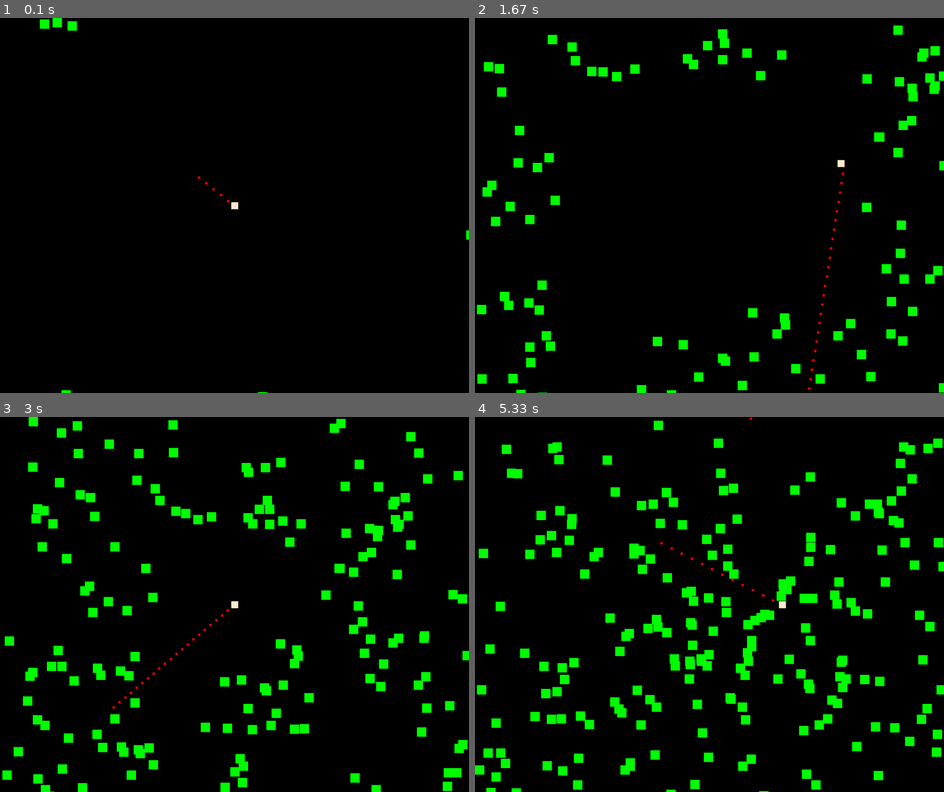
Above: before the commit, frames 1-4 (two rows, left to right).
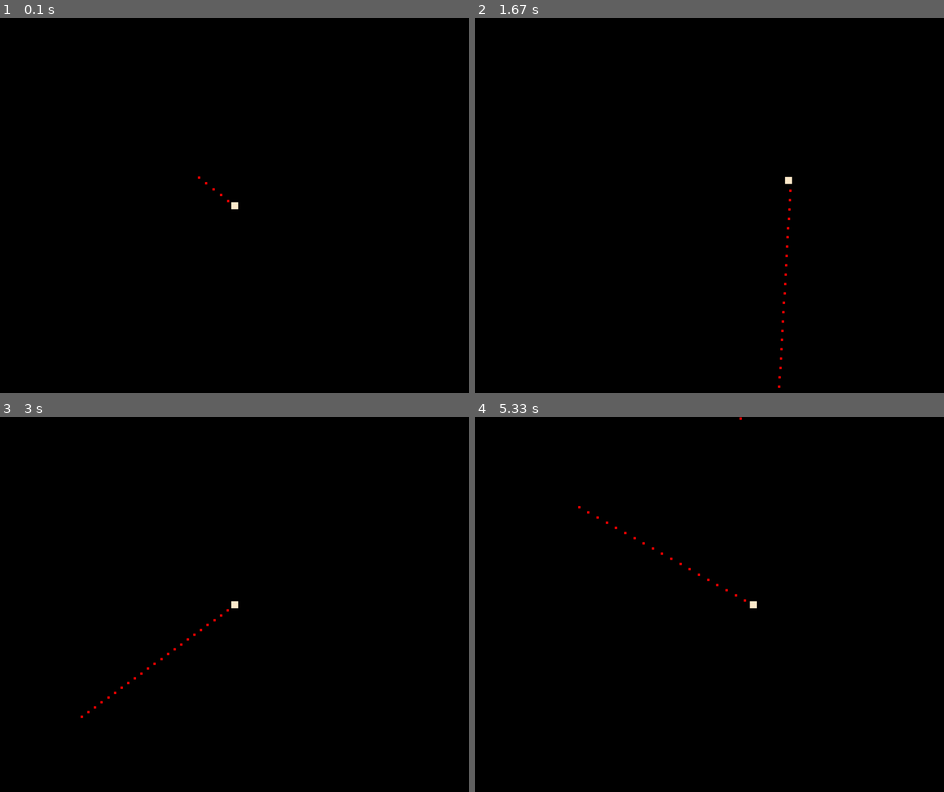
Above: after the commit, the same moments.

Repository: NotMrW/pygamesixtynine
Game: pygame game, started from main.py
Two runs of this game, one before a commit and one after it. Both use one fixed random seed, a clock stepped at 60 frames per second and the inputs below.
Inputs (mouse positions are in pixels of both pictures, inside the frame that each line leads up to):
- Up to frame 1 (0.1 s): no input
- Up to frame 2 (1.67 s): hold Right 0.33-0.8 s; move the mouse to (690, 220) at 0.37 s; hold Up 0.83-1.13 s; move the mouse to (859, 194) at 0.87 s; hold Right 1.17-1.63 s; move the mouse to (709, 231) at 1.2 s
- Up to frame 3 (3 s): hold Left 1.67-2.2 s; move the mouse to (121, 608) at 1.7 s; hold Down 2.23-2.53 s; move the mouse to (281, 687) at 2.27 s; hold Left 2.57-2.97 s; move the mouse to (89, 690) at 2.6 s
- Up to frame 4 (5.33 s): hold Up 3-3.37 s; move the mouse to (779, 473) at 3.03 s; hold Right 3.4-4.03 s; move the mouse to (883, 735) at 3.43 s; hold Down 4.07-4.43 s; move the mouse to (765, 638) at 4.1 s; hold Left 4.47-4.93 s; move the mouse to (718, 477) at 4.5 s; hold Right from 4.97 s (still down); move the mouse to (596, 529) at 5 s

The runs differ from the first frame. In frame 1, 0.2% of the frame differs, in the area x 8-100%, y 0-100%; in frame 2, 4.9%; in frame 3, 8.3%; in frame 4, 10%, in the area x 0-100%, y 0-100%.

Commit message:
another commit

Diff:
--- a/main.py
+++ b/main.py
@@ -86,7 +86,7 @@
                 bullet.draw(self)
                 bullet.update()
             enemy = Enemy(self)
-            if random.random() >.01:
+            if random.random() >.8:
                 self.enemies.add(enemy)
                 for enemy in self.enemies:
                     enemy.draw(self)
--- a/settings.py
+++ b/settings.py
@@ -2,7 +2,7 @@
     def __init__(self):
         self.screen_HEIGHT = 800
         self.screen_WIDTH = 1000
-        self.FPS = 60
+        self.FPS = 0
 
-        self.player_SPEED = 5
+        self.player_SPEED = 3
         self.bullet_SPEED = 20
